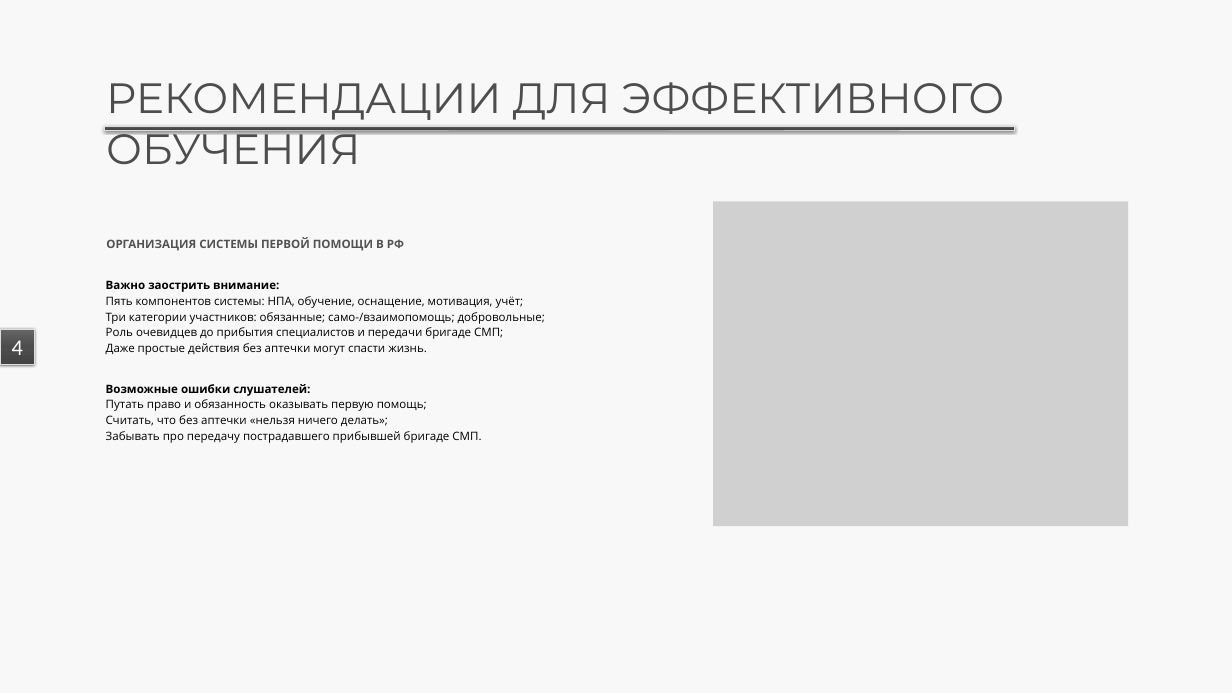
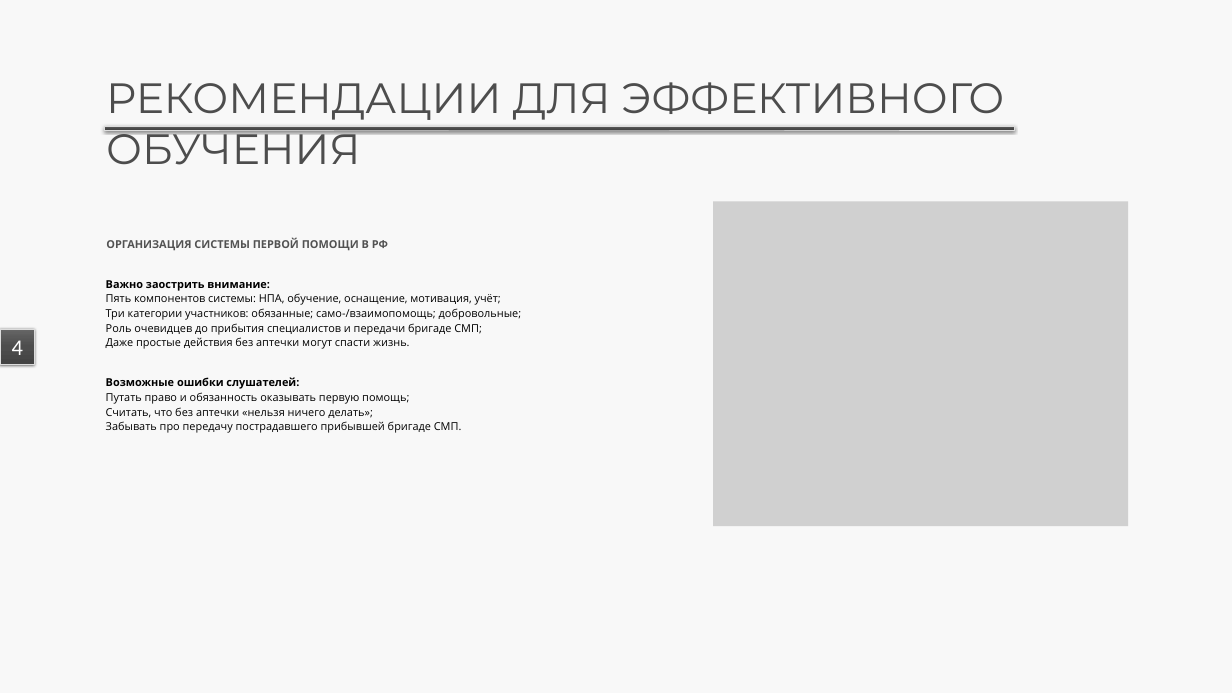
Before and after one commit to lysakalenushka-hash/-, a slide deck: slide 4 of presentations/1.1_Organizatsionno-pravovye_aspekty_rekomendatsii.pptx. Drawn at 1232x693 pixels with LibreOffice and Linux fonts; fonts in the diff are those of the drawing; grey boxes stand for pictures. Boxes give left, top, right and bottom in pixels: in the first picture for what was removed or moved away, otherwise in the second. Text is boxed around its words. In the diff, an @@ line names an element or a change of style, - is before the commit and + after.

```diff
--- a/presentations/1.1_Organizatsionno-pravovye_aspekty_rekomendatsii.pptx
+++ b/presentations/1.1_Organizatsionno-pravovye_aspekty_rekomendatsii.pptx
@@ text "ОРГАНИЗАЦИЯ СИСТЕМЫ ПЕРВОЙ ПОМОЩИ В ..." at box(106, 238, 522, 433): size 18 to 17 pt @@
```
Also in this commit, not shown: 11 other slides changed, 24 other files.
